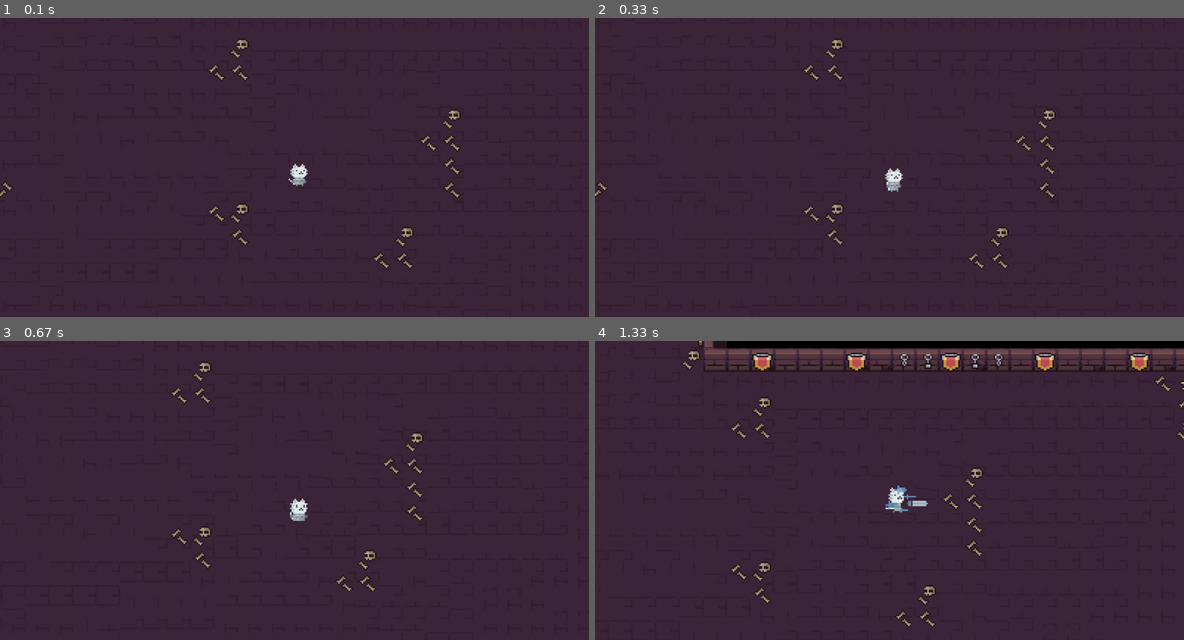
Above: before the commit, frames 1-4 (two rows, left to right).
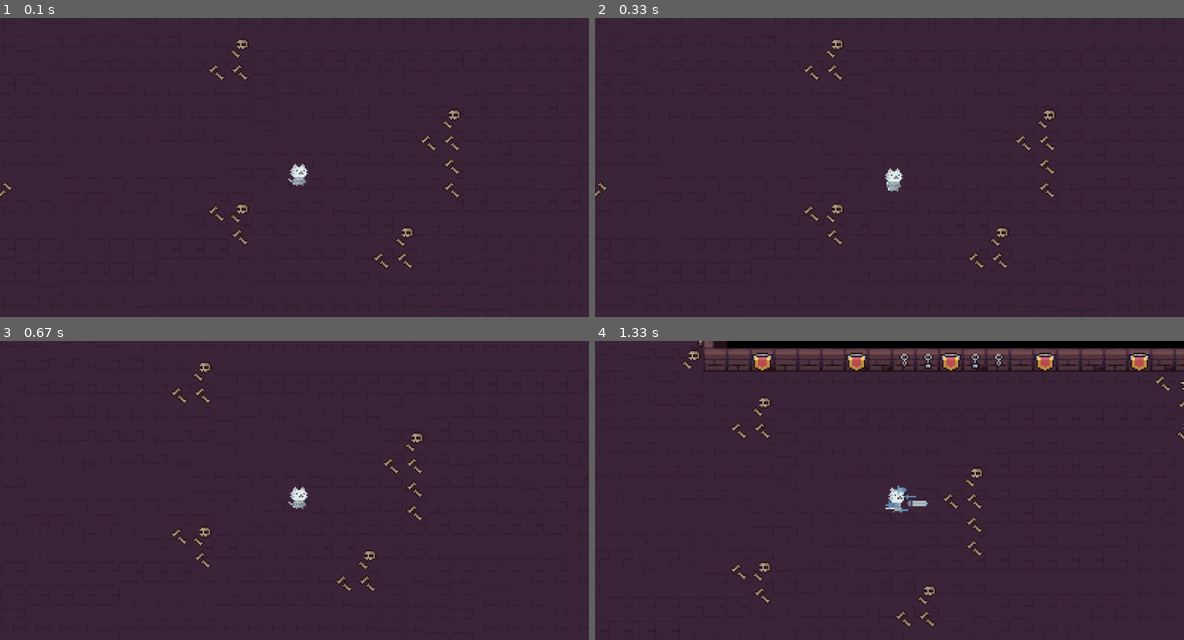
Above: after the commit, the same moments.

Repository: insper-classroom/devlife-23-1-projeto-pygame-luigi_ribolla
Game: pygame game, started from jogo.py
The game is run twice, just before and just after one commit, with the same random seed, the same clock (stepped at 60 frames per second) and the same inputs.
Inputs:
- Up to frame 1 (0.1 s): no input
- Up to frame 2 (0.33 s): no input
- Up to frame 3 (0.67 s): hold D from 0.33 s (still down)
- Up to frame 4 (1.33 s): release D at 0.8 s; hold W 0.83-1.13 s; tap Space at 0.9, 1.23 s; hold D from 1.17 s (still down)

Frames 1-2 are identical in both runs. In frame 3, 0.3% of the frame differs, in the area x 49-53%, y 48-61%; in frame 4, nothing differs.

Commit message:
Tela de Início Pt. 1 e Salto Gato 4

Diff:
--- a/funcoes.py
+++ b/funcoes.py
@@ -26,6 +26,11 @@
     def __init__(self):
         img = pg.image.load("docs/assets/img/backg.png")
         self.map = pg.transform.scale(img,(800,600))
+
+class Inicio:
+    def __init__(self):
+        img = pg.image.load("docs/assets/img/tela_inicio2.png")
+        self.inicio = pg.transform.scale(img,(800,600))
 
 class Player:
     def __init__(self):
--- a/hunter.py
+++ b/hunter.py
@@ -42,7 +42,7 @@
 
                            'esquerda_base': [], 'direita_base': [],}
 
-        for i in range(6):
+        for i in range(4):
             imagem = pg.image.load('docs/assets/img/hunter/idle.png').subsurface([0, i * 24],[16, 24])
             self.animations['idle'].append(imagem)
 
--- /dev/null
+++ b/tela_inicio.py
@@ -0,0 +1,18 @@
+import pygame
+
+class TelaInicio:
+    def __init__(self, imagem, largura_tela, altura_tela):
+        pygame.init()
+        self.tamanho_tela = (800,600)
+        self.tela = pygame.display.set_mode(self.tamanho_tela)
+        self.imagem_fundo = pygame.image.load("docs/assets/img/tela_inicio2.png")
+
+    def exibir_tela(self):
+        rodando = True
+        while rodando:
+            for event in pygame.event.get():
+                if event.type == pygame.QUIT:
+                    rodando = False
+
+            self.tela.blit(self.imagem_fundo, (0, 0))
+            pygame.display.flip()
Binary file added: docs/assets/img/Pixilart Sprite Sheet.png
Binary file added: docs/assets/img/tela_inicio2.png
